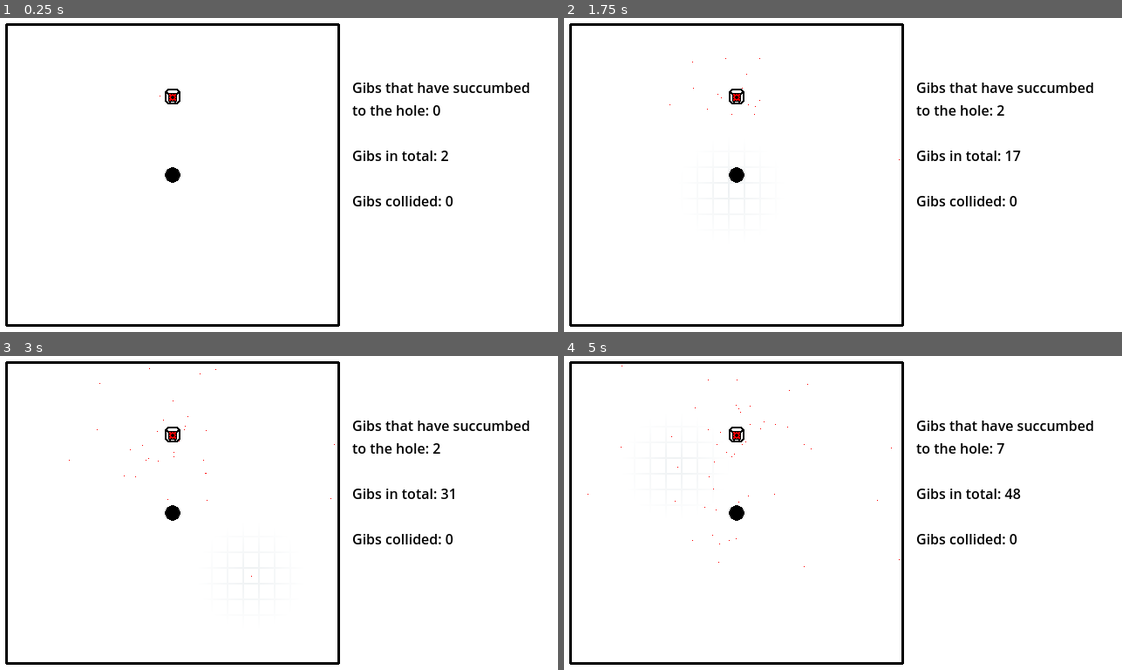
Above: before the commit, frames 1-4 (two rows, left to right).
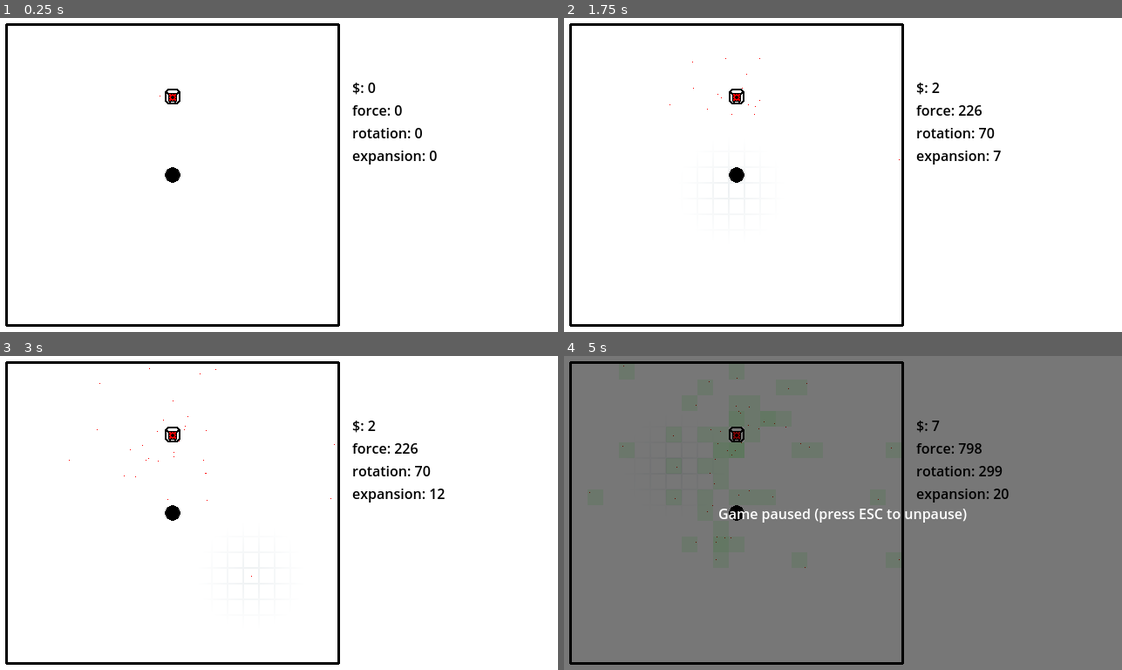
Above: after the commit, the same moments.

Repository: an-olive/BRSD-14
Game: Godot game, scene res://main.tscn
Two runs of this game, one before a commit and one after it. Both use one fixed random seed, a clock stepped at 60 frames per second and the inputs below.
Inputs (mouse positions are in pixels of both pictures, inside the frame that each line leads up to):
- Up to frame 1 (0.25 s): no input
- Up to frame 2 (1.75 s): move the mouse to (965, 159) at 0.52 s; click (965, 159) at 0.67 s; tap Enter at 1.25 s; move the mouse to (731, 190) at 1.27 s; click (731, 190) at 1.42 s
- Up to frame 3 (3 s): move the mouse to (334, 443) at 2.02 s; click (334, 443) at 2.17 s; tap Space at 2.75 s; move the mouse to (251, 575) at 2.77 s; click (251, 575) at 2.92 s
- Up to frame 4 (5 s): tap Enter at 3.5 s; move the mouse to (1010, 560) at 3.52 s; click (1010, 560) at 3.67 s; tap F3 (debug_overlay, bound only after the commit) at 4.15 s; move the mouse to (675, 465) at 4.27 s; click (675, 465) at 4.42 s; tap Escape (pause, bound only after the commit) at 4.9 s

The runs differ from the first frame. In frame 1, 1.6% of the frame differs, in the area x 63-95%, y 20-60%; in frame 2, 1.6%; in frame 3, 1.7%; in frame 4, 97%, in the area x 0-100%, y 0-100%.

Commit message:
#2 - implement factory stats tracking

Diff:
--- a/Components/game.gd
+++ b/Components/game.gd
@@ -2,6 +2,7 @@
 extends Node2D
 class_name Game
 
+@export var paused: bool = false
 @export var grid_size: Vector2i = Vector2i(21, 19)
 @export var hole_radius: float = 9
 
@@ -13,13 +14,48 @@
 @export var spawn_rate: float = 30
 @export var debug_mouse_spawn_velocity_multiplier = 10
 
+@export_category("Statistics")
+## The time window duration in seconds, used for statistics keeping
+@export var window_duration: float = 5
+@export var force_constant: float = 1
+@export var rotation_constant: float = 1
+
 var tile_size: float
 var hole_position: Vector2
 var mouse_position: Vector2
 var mouse_velocity: Vector2
 
+var game_time: float = 0
+
 var gibs_in_hole: int
-var gibs_collided = 0
+
+class _RecentGib:
+	var gib: Gibs.Gib
+	var time: float
+
+	func _init(gib: Variant) -> void:
+		self.gib = gib
+		time = Game.instance.game_time
+
+	func velocity_towards_hole() -> float:
+		var hole_pos = Game.instance.hole_position
+		return (gib.vel.project(hole_pos - gib.pos)).length()
+
+	func velocity_perpendicular_to_hole() -> float:
+		var hole_pos = Game.instance.hole_position
+		return (gib.vel.project((hole_pos - gib.pos).rotated(PI / 2))).length()
+
+var recent_gibs_in_hole: Array[_RecentGib]
+
+class _RecentInt:
+	var value: int
+	var time: float
+
+	func _init(value: int) -> void:
+		self.value = value
+		time = Game.instance.game_time
+
+var recent_gib_expansion: Array[_RecentInt]
 
 static var instance: Game
 
@@ -29,12 +65,12 @@
 
 	hole_position = Vector2(area_origin) + Vector2(area_size) / 2
 
-	assert((area_size.x + 1) / grid_size.x == (area_size.y + 1) / grid_size.y, "Grid tiles must be squre")
-	tile_size = (area_size.x + 1) / grid_size.x
+	assert(float(area_size.x + 1) / grid_size.x == float(area_size.y + 1) / grid_size.y, "Grid tiles must be squre")
+	tile_size = float(area_size.x + 1) / grid_size.x
 
 	$Grid.visible = Engine.is_editor_hint()
 
-func _process(_delta: float) -> void:
+func _process(delta: float) -> void:
 	if Engine.is_editor_hint():
 		return
 
@@ -42,7 +78,26 @@
 	mouse_position = get_viewport().get_mouse_position()
 	mouse_velocity = mouse_position - prev_position
 
-	$Label.text = "Gibs that have succumbed\nto the hole: %d\n\nGibs in total: %d\n\nGibs collided: %d" % [gibs_in_hole, len(Gibs.gibs), gibs_collided]
+	if paused:
+		return
+
+	game_time += delta
+	recent_gibs_in_hole = recent_gibs_in_hole.filter(func(rg): return rg.time + window_duration > game_time)
+	var force = recent_gibs_in_hole.reduce(func(acc, rg): return acc + rg.velocity_towards_hole(), 0.0) * force_constant
+	var rotation = recent_gibs_in_hole.reduce(func(acc, rg): return acc + rg.velocity_perpendicular_to_hole(), 0.0) * rotation_constant
+
+	var occupied_tiles = Gibs.occupied_tiles()
+	recent_gib_expansion.append(_RecentInt.new(len(occupied_tiles)))
+	recent_gib_expansion = recent_gib_expansion.filter(func(rg): return rg.time + window_duration > game_time)
+	if $DebugOverlay.visible:
+		var image = Image.create(640, 360, false, Image.FORMAT_RGBA8)
+		image.fill(Color.TRANSPARENT)
+		for t in occupied_tiles:
+			image.fill_rect(Rect2i(t * int(tile_size) - area_origin, Vector2i(tile_size, tile_size)), Color(0, 1, 0, log(occupied_tiles[t])/10+.1))
+		$DebugOverlay.texture = ImageTexture.create_from_image(image)
+	var expansion = recent_gib_expansion.reduce(func(acc, v): return acc + v.value, 0) / len(recent_gib_expansion)
+
+	$Label.text = "$: %d\nforce: %d\nrotation: %d\nexpansion: %d" % [gibs_in_hole, force, rotation, expansion]
 
 func _input(event: InputEvent) -> void:
 	if Engine.is_editor_hint():
@@ -52,9 +107,13 @@
 		if event.button_mask & MOUSE_BUTTON_MASK_LEFT:
 			Gibs.spawn_gib(mouse_position, mouse_velocity)
 
+	if event.is_action_pressed("debug_overlay"):
+		$DebugOverlay.visible = !$DebugOverlay.visible
+
 
 func _on_gibs_into_the_hole(_gib: Variant) -> void:
 	gibs_in_hole += 1
+	recent_gibs_in_hole.append(_RecentGib.new(_gib))
 
-func _on_producer_gib_collided(gib: Variant) -> void:
-	gibs_collided += 1
+func _on_producer_gib_collided(_gib: Variant) -> void:
+	pass
--- a/Components/game.tscn
+++ b/Components/game.tscn
@@ -9,6 +9,9 @@
 
 [node name="Game" type="Node2D"]
 script = ExtResource("1_80nbo")
+window_duration = null
+force_constant = null
+rotation_constant = null
 
 [node name="Grid" type="TextureRect" parent="."]
 offset_right = 640.0
@@ -42,8 +45,11 @@
 offset_right = 613.0
 offset_bottom = 117.0
 theme_override_colors/font_color = Color(0, 0, 0, 1)
-text = "Gibs that have
-succumbed to the hole: %d"
+
+[node name="DebugOverlay" type="Sprite2D" parent="."]
+visible = false
+z_index = 9
+centered = false
 
 [connection signal="intoTheHole" from="Gibs" to="." method="_on_gibs_into_the_hole"]
 [connection signal="gib_collided" from="Buildings/Producer" to="." method="_on_producer_gib_collided"]
--- a/Components/gibs.gd
+++ b/Components/gibs.gd
@@ -111,6 +111,9 @@
 			just_spawned = false
 
 static func spawn_gib(pos: Vector2, velocity: Vector2, hue: float = 0) -> void:
+	if Game.instance.paused:
+		return
+
 	var color = Color.from_hsv(hue, 1, 1)
 	var gib = Gib.new(pos, velocity, color)
 	gibs.append(gib)
@@ -120,6 +123,9 @@
 	instance = self
 
 func _physics_process(delta: float) -> void:
+	if Game.instance.paused:
+		return
+
 	buildings = []
 	var building_node = Game.instance.find_child("Buildings", false)
 	if building_node != null:
@@ -138,3 +144,13 @@
 	for gib in gibs:
 		image.set_pixel(round(gib.pos.x), round(gib.pos.y), gib.color)
 	texture = ImageTexture.create_from_image(image)
+
+static func occupied_tiles() -> Dictionary[Vector2i, int]:
+	var tiles: Dictionary[Vector2i, int] = {}
+	for gib in Gibs.instance.gibs:
+		var pos = Vector2i((gib.pos + Vector2(Game.instance.area_origin)) / Game.instance.tile_size)
+		if pos in tiles:
+			tiles[pos] += 1
+		else:
+			tiles[pos] = 1
+	return tiles
--- a/main.gd
+++ b/main.gd
@@ -2,4 +2,8 @@
 
 func _input(event: InputEvent) -> void:
 	if event is InputEventMouseMotion:
-		$BuildArea/Grid.material.set_shader_parameter("pos", event.position);
+		$BuildArea/Grid.material.set_shader_parameter("pos", event.position)
+
+	if event.is_action_pressed("pause"):
+		Game.instance.paused = !Game.instance.paused
+		$PauseOverlay.visible = Game.instance.paused
--- a/main.tscn
+++ b/main.tscn
@@ -42,3 +42,32 @@
 texture = ExtResource("3_1bvp3")
 
 [node name="Game" parent="." instance=ExtResource("1_ig7tw")]
+window_duration = 5.0
+force_constant = 1.0
+rotation_constant = 1.0
+
+[node name="PauseOverlay" type="ColorRect" parent="."]
+visible = false
+z_index = 10
+layout_mode = 1
+anchors_preset = 15
+anchor_right = 1.0
+anchor_bottom = 1.0
+grow_horizontal = 2
+grow_vertical = 2
+color = Color(0, 0, 0, 0.533333)
+
+[node name="Label" type="Label" parent="PauseOverlay"]
+layout_mode = 1
+anchors_preset = 8
+anchor_left = 0.5
+anchor_top = 0.5
+anchor_right = 0.5
+anchor_bottom = 0.5
+offset_left = -143.0
+offset_top = -11.5
+offset_right = 143.0
+offset_bottom = 11.5
+grow_horizontal = 2
+grow_vertical = 2
+text = "Game paused (press ESC to unpause)"
--- a/project.godot
+++ b/project.godot
@@ -27,6 +27,19 @@
 
 enabled=PackedStringArray()
 
+[input]
+
+pause={
+"deadzone": 0.2,
+"events": [Object(InputEventKey,"resource_local_to_scene":false,"resource_name":"","device":0,"window_id":0,"alt_pressed":false,"shift_pressed":false,"ctrl_pressed":false,"meta_pressed":false,"pressed":false,"keycode":0,"physical_keycode":4194305,"key_label":0,"unicode":0,"location":0,"echo":false,"script":null)
+]
+}
+debug_overlay={
+"deadzone": 0.2,
+"events": [Object(InputEventKey,"resource_local_to_scene":false,"resource_name":"","device":0,"window_id":0,"alt_pressed":false,"shift_pressed":false,"ctrl_pressed":false,"meta_pressed":false,"pressed":false,"keycode":0,"physical_keycode":4194334,"key_label":0,"unicode":0,"location":0,"echo":false,"script":null)
+]
+}
+
 [rendering]
 
 renderer/rendering_method="gl_compatibility"
